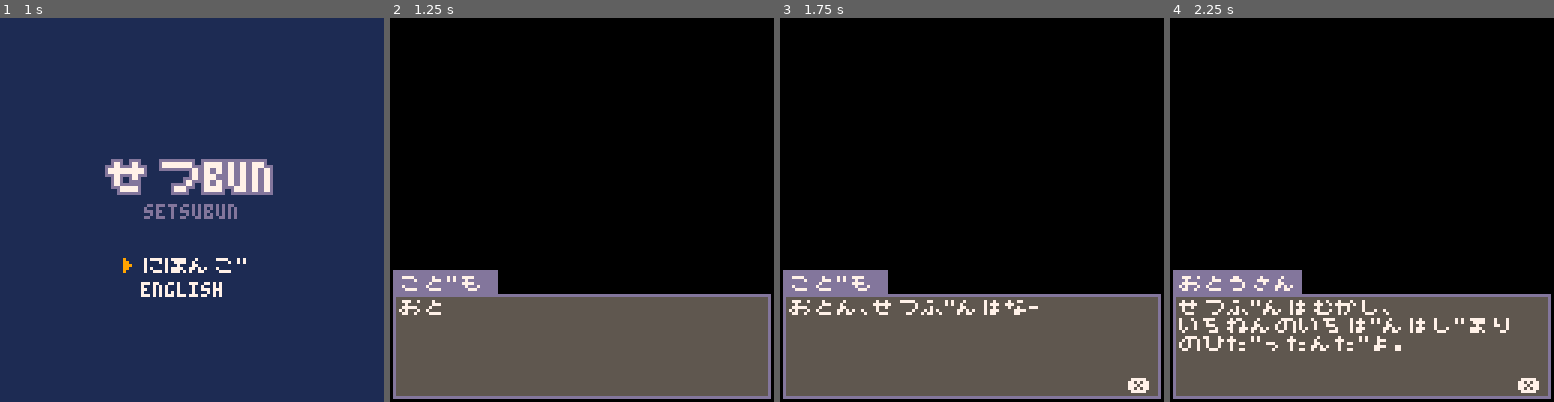
Above: before the commit, frames 1-4 (left to right).
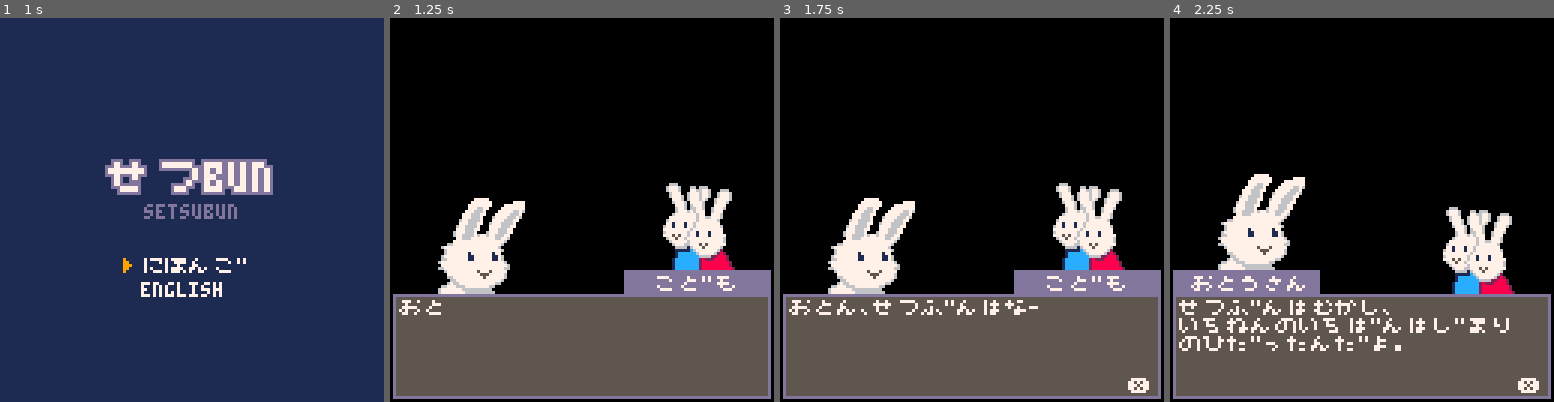
Above: after the commit, the same moments.

Repository: josiahp/setsubun
Game: PICO-8 cartridge setsubun.p8
Two runs of this game, one before a commit and one after it. Both use one fixed random seed, a clock stepped at 60 frames per second and the inputs below.
Inputs:
- Up to frame 1 (1 s): tap X (X key) at 0.33 s; tap O (Z key) at 0.7 s
- Up to frame 2 (1.25 s): tap X (X key) at 1.07 s
- Up to frame 3 (1.75 s): hold Right from 1.6 s (still down); tap O (Z key) at 1.7 s
- Up to frame 4 (2.25 s): tap X (X key) at 1.85 s; release Right at 2.1 s; tap O (Z key) at 2.1 s; hold Up from 2.15 s (still down)

Frame 1 is identical in both runs. In frame 2, 9.7% of the frame differs, in the area x 0-100%, y 42-72%; in frame 3, 9.7%; in frame 4, 7.4%.

Commit message:
Draw character portraits

Diff:
--- a/setsubun.p8
+++ b/setsubun.p8
@@ -493,28 +493,28 @@
 
 	local dialogue_flow =
 	flow.scene(dialogue_box,
-		strings:get("intro_1"),
-		strings:get("kids")
+		{actor="kids", align="right"},
+		strings:get("intro_1")
 	)
 	.andthen(
 		flow.scene(dialogue_box,
-		strings:get("intro_2"),
-		strings:get("dad")
+		{actor="dad", align="left"},
+		strings:get("intro_2")
 	))
 	.andthen(
 		flow.scene(dialogue_box,
-		strings:get("intro_3"),
-		strings:get("dad")
+		{actor="dad", align="left"},
+		strings:get("intro_3")
 	))
 	.andthen(
 		flow.scene(dialogue_box,
-		strings:get("intro_4"),
-		strings:get("dad")
+		{actor="dad", align="left"},
+		strings:get("intro_4")
 	))
 	.andthen(
 		flow.scene(dialogue_box,
-		strings:get("intro_5"),
-		strings:get("dad")
+		{actor="dad", align="left"},
+		strings:get("intro_5")
 	))
 
 	local dialogue=nil
@@ -533,6 +533,22 @@
 
 	function scn.draw(s)
 		cls()
+		-- draw dad
+		local x,y,dy
+		x,y=14,60
+		dy=0
+		if dialogue.header.actor == "dad" then
+			dy-=8
+		end
+		sspr(48,64,32,32,x,y+dy)
+
+		-- draw kids
+		x,y=86,60
+		dy=0
+		if dialogue.header.actor == "kids" then
+			dy-=8
+		end
+		sspr(80,64,32,32,x,y+dy)
 		dialogue:draw()
 	end
 
@@ -1072,11 +1088,12 @@
 -- dialogue
 textspeed=20 --characters per second
 
-function dialogue_box(nxt, text, speaker)
+function dialogue_box(nxt, header, text)
 	local dialogue = {
 		t=0,
 		dur=#text/textspeed,
 		text="",
+		header=header,
 		is_done=false,
 	}
 
@@ -1105,15 +1122,21 @@
 		x+=2
 		y+=2
 		print(d.text,x,y,palette.text)
-		-- draw the speaker
-		x=1
+		-- draw the header
+		local actor, align = header.actor, header.align
+		local name=strings:get(actor)
+		w=48
+		h=8
+		if align=="left" then
+			x=1
+		elseif align=="right" then
+			x=126-w
+		end
 		y=84
-		w=textwidth(speaker)+2
-		h=6+2
 		boxfill(x,y,w,h, palette.border)
-		x+=2
+		x+=max(2, 2+(w-textwidth(name))/2)
 		y+=2
-		print(speaker,x,y,palette.text)
+		print(name,x,y,palette.text)
 
 		-- draw button hint
 		if d.t>=d.dur then
Not shown, changed: 32 lines of the sprite sheet (__gfx__) section of setsubun.p8
